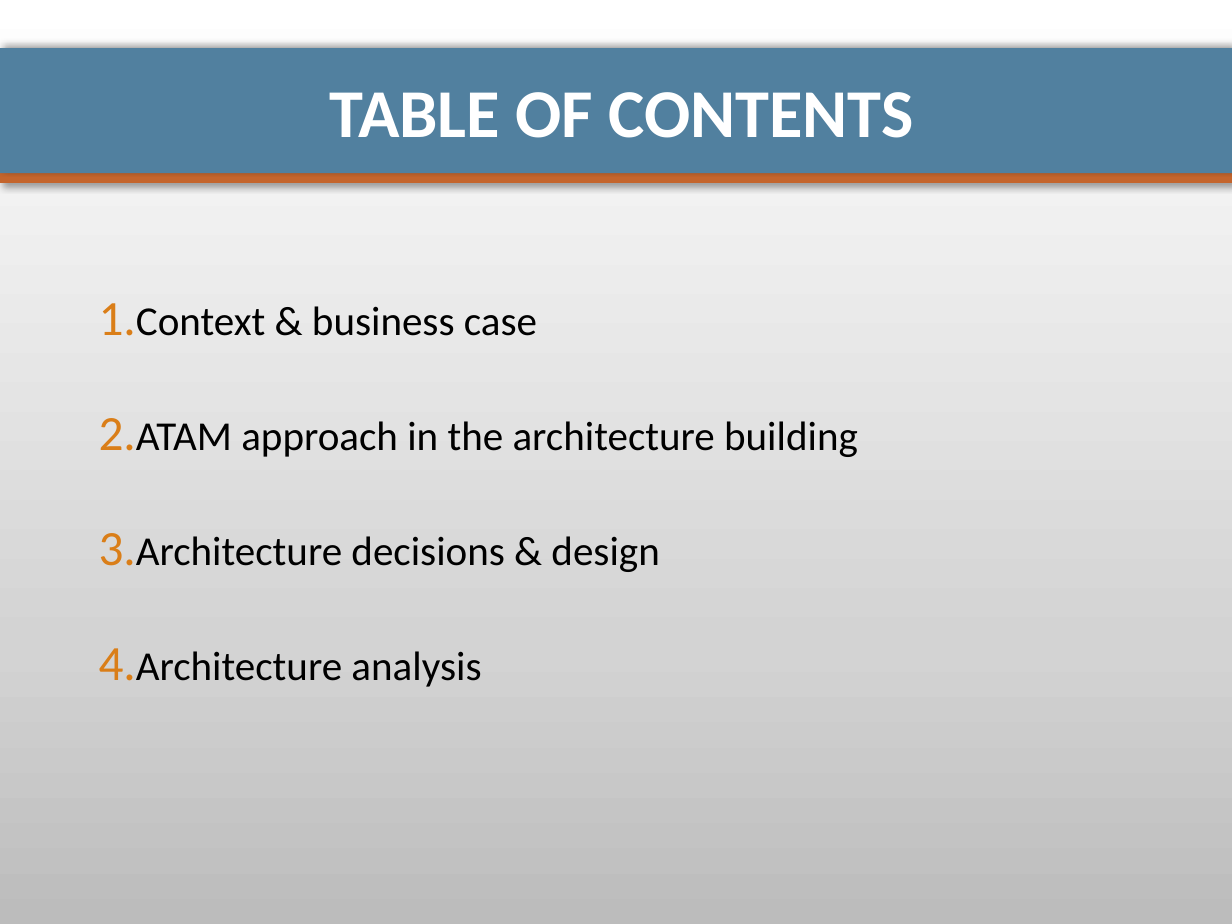
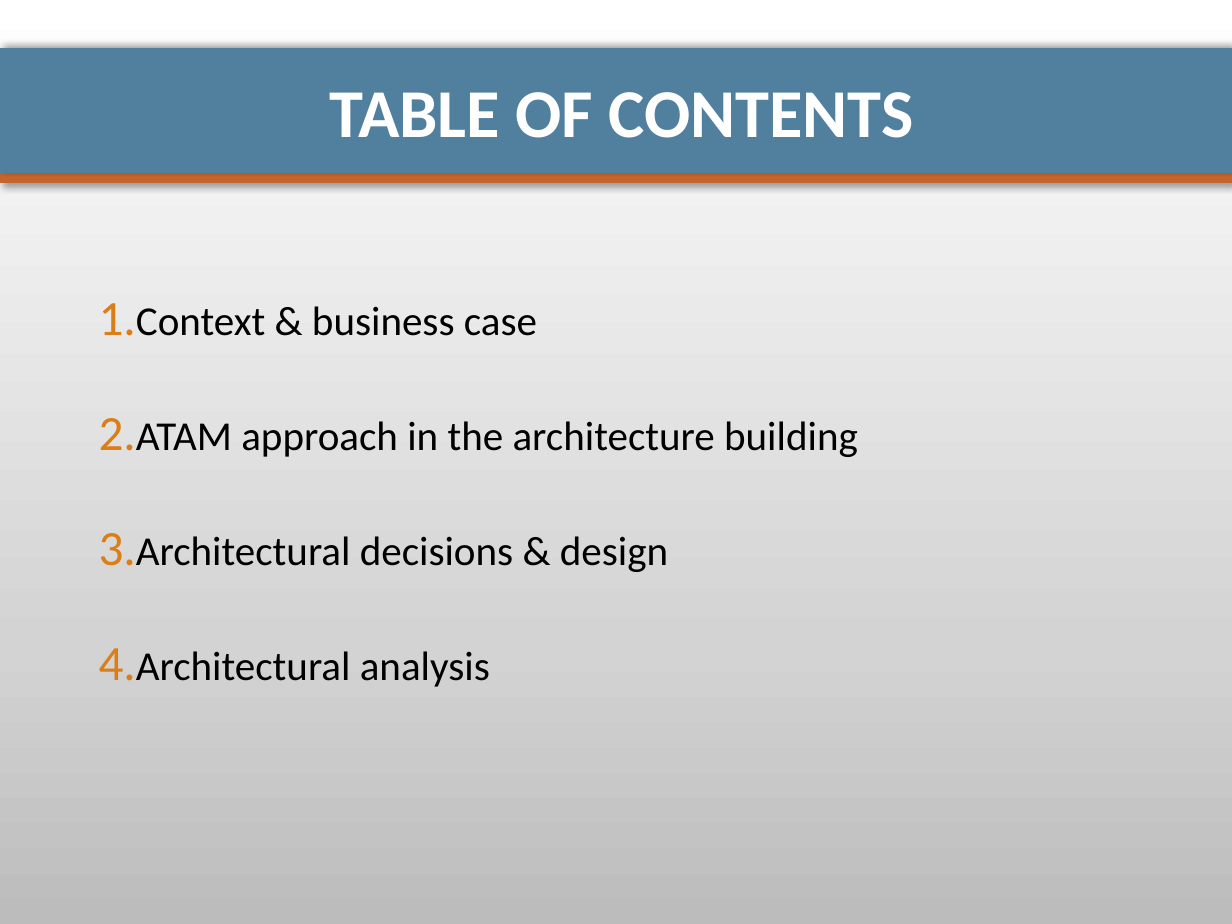
Before and after one commit to pierrealauzet/euroteam, a slide deck: slide 2 of Project 2/PartFinal/CS554_EuroTeam_Project2_Final_pierre.pptx. Drawn at 1232x924 pixels with LibreOffice and Linux fonts; fonts in the diff are those of the drawing. Boxes give left, top, right and bottom in pixels: in the first picture for what was removed or moved away, otherwise in the second. Text is boxed around its words. In the diff, an @@ line names an element or a change of style, - is before the commit and + after.

```diff
--- a/Project 2/PartFinal/CS554_EuroTeam_Project2_Final_pierre.pptx
+++ b/Project 2/PartFinal/CS554_EuroTeam_Project2_Final_pierre.pptx
@@ text at bbox=[136, 536, 668, 687]: text changed @@
-3. Architecture decisions & design
-4. Architecture analysis
+3. Architectural decisions & design
+4. Architectural analysis
```
Also in this commit, not shown: 23 other slides changed, 2 slides added, 1 other file.
